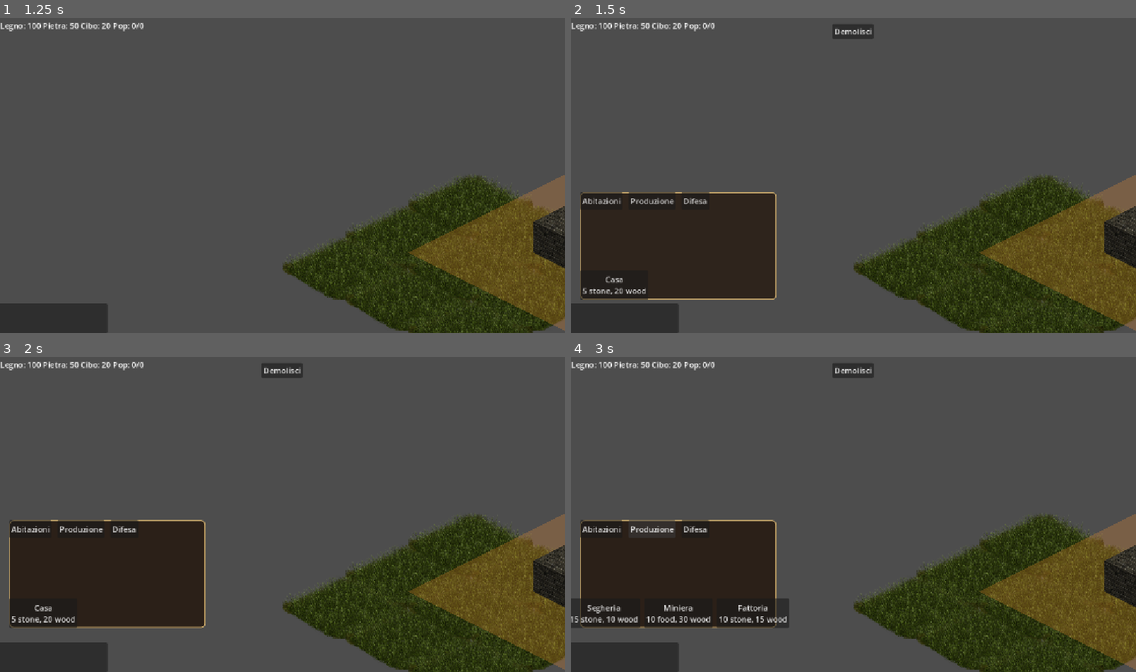
Above: before the commit, frames 1-4 (two rows, left to right).
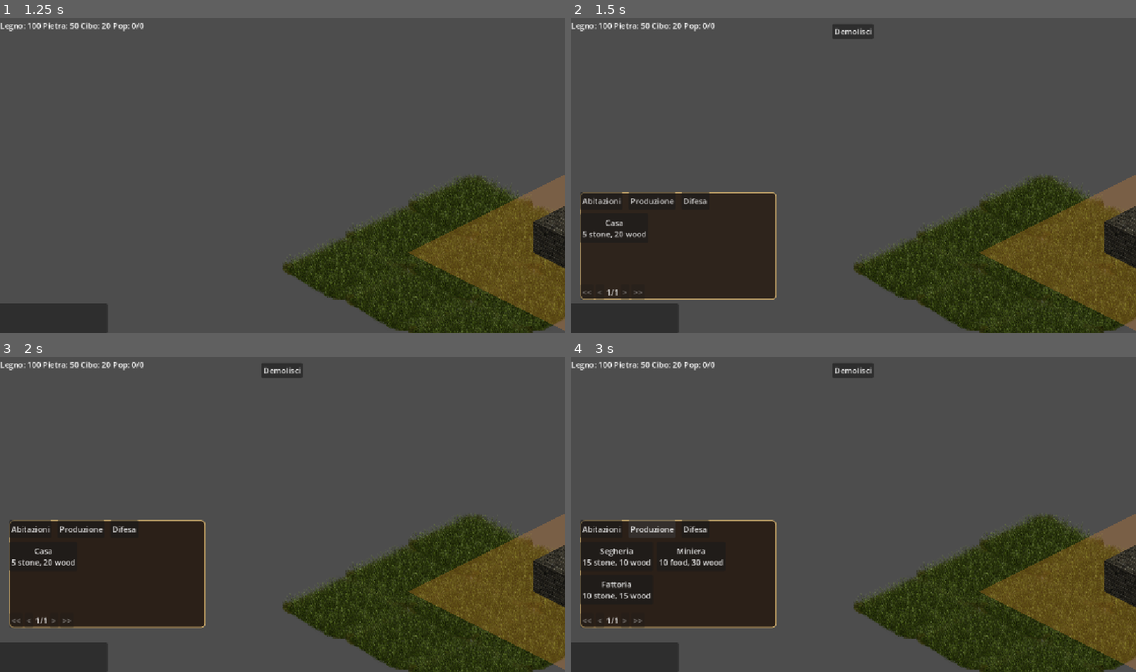
Above: after the commit, the same moments.

Repository: IlPeNNa/BT7K
Game: Godot game, scene res://scenes/menus/main_menu.tscn
Two runs of this game, one before a commit and one after it. Both use one fixed random seed, a clock stepped at 60 frames per second and the inputs below.
Inputs (mouse positions are in pixels of both pictures, inside the frame that each line leads up to):
- Up to frame 1 (1.25 s): click "Nuova Partita" at 0.5 s
- Up to frame 2 (1.5 s): click (582, 317) at 1.25 s
- Up to frame 3 (2 s): no input
- Up to frame 4 (3 s): click "Abitazioni" at 2 s; click "Produzione" at 2.75 s

Frame 1 is identical in both runs. In frame 2, 0.4% of the frame differs, in the area x 1-14%, y 61-90%; in frame 3, 0.4%; in frame 4, 1.8%, in the area x 0-39%, y 58-87%.

Commit message:
Update 26 luglio

Diff:
--- a/scenes/ui/main_hud.gd
+++ b/scenes/ui/main_hud.gd
@@ -26,14 +26,23 @@
 @onready var inventory_tab: Button = $BottomBar/TabRow/InventoryTab
 
 @onready var buildings_panel: Control = $BuildingsPanel
-@onready var housing_cat_btn: Button = $BuildingsPanel/CategoryTabs/HousingCatBtn
-@onready var production_cat_btn: Button = $BuildingsPanel/CategoryTabs/ProductionCatBtn
-@onready var defense_cat_btn: Button = $BuildingsPanel/CategoryTabs/DefenseCatBtn
-@onready var buildings_grid: GridContainer = $BuildingsPanel/BuildingsGrid
+@onready var housing_cat_btn: Button = $BuildingsPanel/ContentColumn/CategoryTabs/HousingCatBtn
+@onready var production_cat_btn: Button = $BuildingsPanel/ContentColumn/CategoryTabs/ProductionCatBtn
+@onready var defense_cat_btn: Button = $BuildingsPanel/ContentColumn/CategoryTabs/DefenseCatBtn
+@onready var buildings_grid: GridContainer = $BuildingsPanel/ContentColumn/BuildingsGrid
 @onready var demolish_bar: Control = $DemolishBar
 @onready var demolish_button: Button = $DemolishBar/DemolishButton
 
+@onready var page_nav: HBoxContainer = $BuildingsPanel/ContentColumn/PageNav
+@onready var first_page_button: Button = $BuildingsPanel/ContentColumn/PageNav/FirstPageButton
+@onready var prev_page_button: Button = $BuildingsPanel/ContentColumn/PageNav/PrevPageButton
+@onready var page_label: Label = $BuildingsPanel/ContentColumn/PageNav/PageLabel
+@onready var next_page_button: Button = $BuildingsPanel/ContentColumn/PageNav/NextPageButton
+@onready var last_page_button: Button = $BuildingsPanel/ContentColumn/PageNav/LastPageButton
+
 const BUILDINGS_DATA_PATH := "res://data/buildings/"
+const BUILDINGS_PER_PAGE := 4  # 2 colonne x 2 righe, come da riferimento FoE
+var _current_page: int = 0
 
 # Cache di tutte le BuildingData caricate, per non rileggere il disco
 # ogni volta che si cambia categoria.
@@ -84,6 +93,11 @@
 
 	_load_all_buildings()
 	_select_category(BuildingData.Category.HOUSING)
+
+	first_page_button.pressed.connect(func(): _go_to_page(0))
+	prev_page_button.pressed.connect(func(): _go_to_page(_current_page - 1))
+	next_page_button.pressed.connect(func(): _go_to_page(_current_page + 1))
+	last_page_button.pressed.connect(func(): _go_to_page(_get_max_page()))
 
 	# Fissiamo l'anchor via codice invece di fidarci del preset impostato
 	# a mano nell'editor: è la root cause del bug "pannello fuori schermo
@@ -94,6 +108,7 @@
 	buildings_panel.offset_top = buildings_panel.offset_bottom - BUILDINGS_PANEL_HEIGHT
 	await get_tree().process_frame
 	_buildings_panel_base_y = buildings_panel.position.y
+
 
 const PANEL_ANIM_DURATION := 0.2
 const PANEL_HIDDEN_OFFSET_Y := 260.0  # deve combaciare con l'altezza del pannello
@@ -178,6 +193,7 @@
 
 func _select_category(category: BuildingData.Category) -> void:
 	_current_category = category
+	_current_page = 0
 	_refresh_buildings_grid()
 
 
@@ -188,15 +204,47 @@
 	for child in buildings_grid.get_children():
 		child.queue_free()
 
-	for data in _all_buildings:
-		if data.category != _current_category:
-			continue
+	var filtered := _get_filtered_buildings()
+	var start_index := _current_page * BUILDINGS_PER_PAGE
+	var end_index: int = min(start_index + BUILDINGS_PER_PAGE, filtered.size())
+
+	for i in range(start_index, end_index):
+		var data := filtered[i]
 		var btn := Button.new()
 		btn.text = "%s\n%s" % [data.display_name, _format_cost(data.cost)]
 		btn.custom_minimum_size = Vector2(120, 60)
 		btn.pressed.connect(func(): _on_building_selected(data))
 		buildings_grid.add_child(btn)
 
+	_update_page_nav()
+
+
+func _get_filtered_buildings() -> Array[BuildingData]:
+	var filtered: Array[BuildingData] = []
+	for data in _all_buildings:
+		if data.category == _current_category:
+			filtered.append(data)
+	return filtered
+
+
+func _get_max_page() -> int:
+	var count := _get_filtered_buildings().size()
+	return max(0, ceili(float(count) / BUILDINGS_PER_PAGE) - 1)
+
+
+func _go_to_page(page: int) -> void:
+	_current_page = clampi(page, 0, _get_max_page())
+	_refresh_buildings_grid()
+
+
+func _update_page_nav() -> void:
+	var max_page := _get_max_page()
+	page_label.text = "%d/%d" % [_current_page + 1, max_page + 1]
+	first_page_button.disabled = _current_page == 0
+	prev_page_button.disabled = _current_page == 0
+	next_page_button.disabled = _current_page == max_page
+	last_page_button.disabled = _current_page == max_page
+
 
 func _format_cost(cost: Dictionary) -> String:
 	var parts: Array[String] = []
--- a/scenes/ui/main_hud.tscn
+++ b/scenes/ui/main_hud.tscn
@@ -82,38 +82,61 @@
 grow_vertical = 2
 theme_override_styles/panel = SubResource("StyleBoxFlat_3p5rq")
 
-[node name="CategoryTabs" type="HBoxContainer" parent="BuildingsPanel" unique_id=945723067]
+[node name="ContentColumn" type="VBoxContainer" parent="BuildingsPanel" unique_id=1560163717]
+layout_mode = 1
+anchors_preset = 15
+anchor_right = 1.0
+anchor_bottom = 1.0
+grow_horizontal = 2
+grow_vertical = 2
+theme_override_constants/separation = 8
+
+[node name="CategoryTabs" type="HBoxContainer" parent="BuildingsPanel/ContentColumn" unique_id=945723067]
 custom_minimum_size = Vector2(0, 36)
-layout_mode = 1
-anchors_preset = 10
-anchor_right = 1.0
-offset_bottom = 31.0
-grow_horizontal = 2
+layout_mode = 2
 theme_override_constants/separation = 12
 
-[node name="HousingCatBtn" type="Button" parent="BuildingsPanel/CategoryTabs" unique_id=601787572]
+[node name="HousingCatBtn" type="Button" parent="BuildingsPanel/ContentColumn/CategoryTabs" unique_id=601787572]
 layout_mode = 2
 text = "Abitazioni"
 
-[node name="ProductionCatBtn" type="Button" parent="BuildingsPanel/CategoryTabs" unique_id=915258719]
+[node name="ProductionCatBtn" type="Button" parent="BuildingsPanel/ContentColumn/CategoryTabs" unique_id=915258719]
 layout_mode = 2
 text = "Produzione"
 
-[node name="DefenseCatBtn" type="Button" parent="BuildingsPanel/CategoryTabs" unique_id=254868238]
+[node name="DefenseCatBtn" type="Button" parent="BuildingsPanel/ContentColumn/CategoryTabs" unique_id=254868238]
 layout_mode = 2
 text = "Difesa"
 
-[node name="BuildingsGrid" type="GridContainer" parent="BuildingsPanel" unique_id=1587124604]
-layout_mode = 1
-anchors_preset = 12
-anchor_top = 1.0
-anchor_right = 1.0
-anchor_bottom = 1.0
-grow_horizontal = 2
-grow_vertical = 0
+[node name="BuildingsGrid" type="GridContainer" parent="BuildingsPanel/ContentColumn" unique_id=1587124604]
+layout_mode = 2
+size_flags_vertical = 3
 theme_override_constants/h_separation = 8
 theme_override_constants/v_separation = 8
-columns = 3
+columns = 2
+
+[node name="PageNav" type="HBoxContainer" parent="BuildingsPanel/ContentColumn" unique_id=1610909653]
+layout_mode = 2
+
+[node name="FirstPageButton" type="Button" parent="BuildingsPanel/ContentColumn/PageNav" unique_id=646839970]
+layout_mode = 2
+text = "<<"
+
+[node name="PrevPageButton" type="Button" parent="BuildingsPanel/ContentColumn/PageNav" unique_id=508898960]
+layout_mode = 2
+text = "<"
+
+[node name="PageLabel" type="Label" parent="BuildingsPanel/ContentColumn/PageNav" unique_id=363763146]
+layout_mode = 2
+text = "1/1"
+
+[node name="NextPageButton" type="Button" parent="BuildingsPanel/ContentColumn/PageNav" unique_id=745657488]
+layout_mode = 2
+text = ">"
+
+[node name="LastPageButton" type="Button" parent="BuildingsPanel/ContentColumn/PageNav" unique_id=1187611707]
+layout_mode = 2
+text = ">>"
 
 [node name="DemolishBar" type="Control" parent="." unique_id=494623196]
 layout_mode = 1
